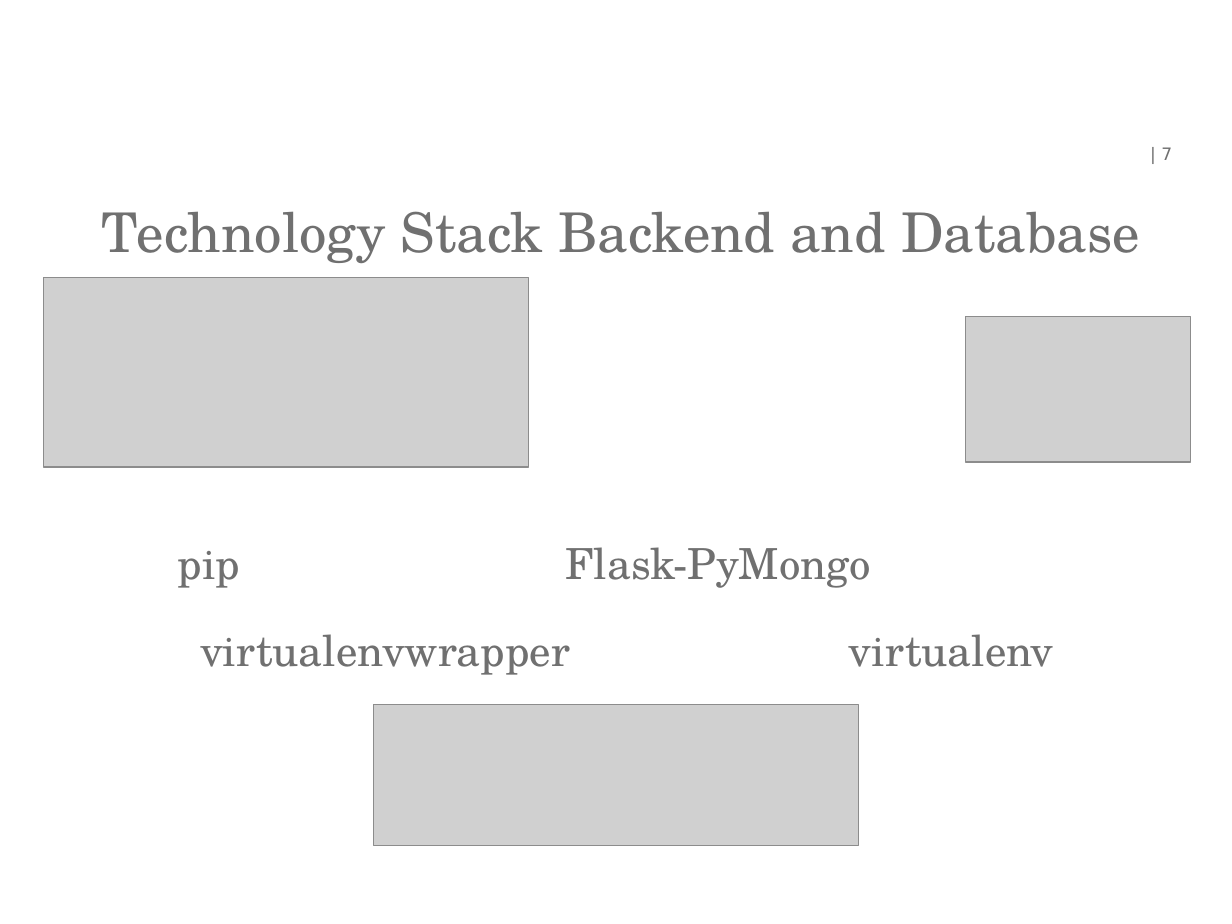
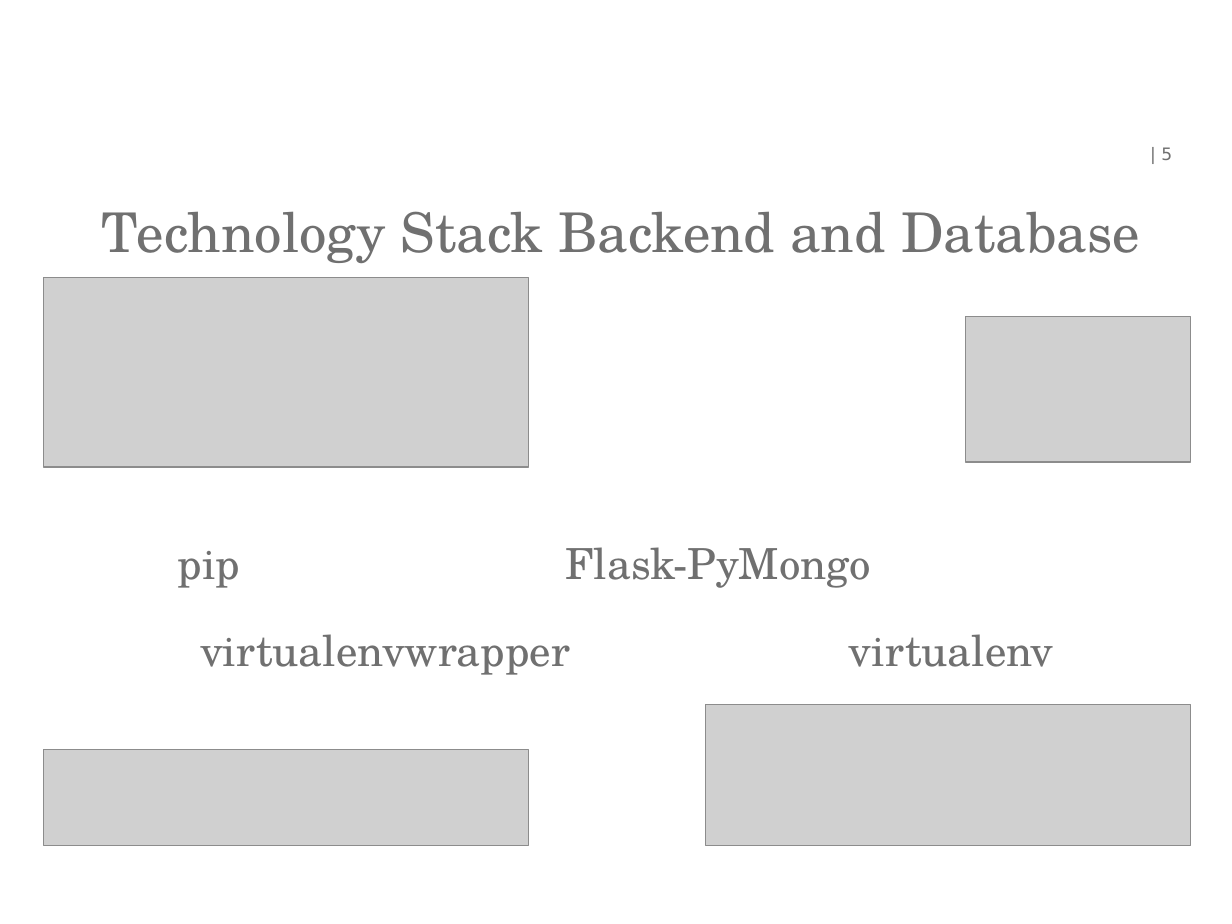
Before and after one commit to lauraBaakman/WACC-stalker, a slide deck: slide 5 of presentatie/WACC-Stalker.ppt (slide 7 before the commit). Drawn at 1232x924 pixels with LibreOffice and Linux fonts; fonts in the diff are those of the drawing; grey boxes stand for pictures; background and template pictures are left out. Boxes give left, top, right and bottom in pixels: in the first picture for what was removed or moved away, otherwise in the second. Text is boxed around its words. In the diff, an @@ line names an element or a change of style, - is before the commit and + after.

```diff
--- a/presentatie/WACC-Stalker.ppt
+++ b/presentatie/WACC-Stalker.ppt
@@ page number at box(1161, 147, 1172, 160): text changed @@
-| 7
+| 5
@@ picture: place and size @@
-picture at box(373, 705, 859, 845)
+picture at box(706, 705, 1191, 845)
@@ picture added at box(43, 750, 529, 846) @@
```
Also in this commit, not shown: 2 other slides changed, 2 slides removed.
